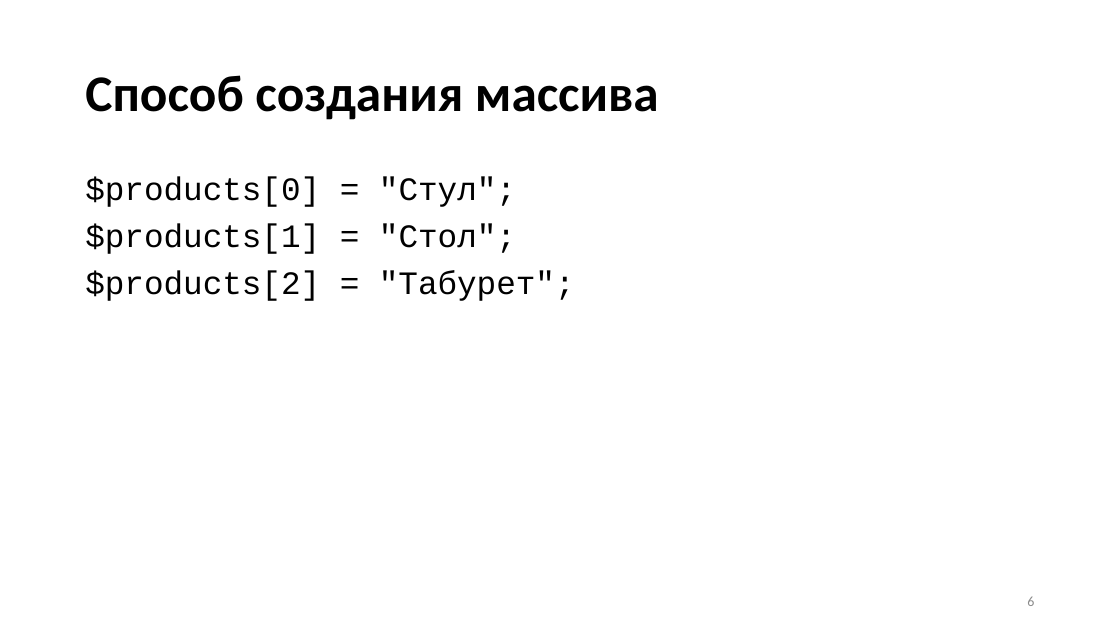
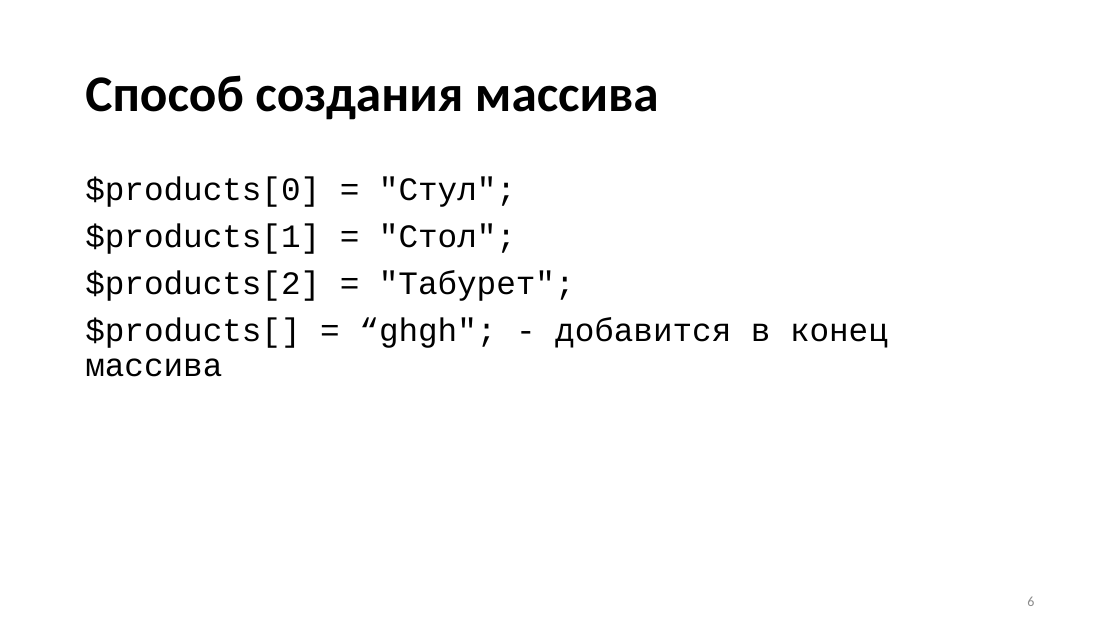
Before and after one commit to neverlaaazy/WebDev-docs, a slide deck: slide 6 of 3 PHP массивы.pptx. Drawn at 1120x630 pixels with LibreOffice and Linux fonts; fonts in the diff are those of the drawing. Boxes give left, top, right and bottom in pixels: in the first picture for what was removed or moved away, otherwise in the second. Text is boxed around its words. In the diff, an @@ line names an element or a change of style, - is before the commit and + after.

```diff
--- a/3 PHP массивы.pptx
+++ b/3 PHP массивы.pptx
@@ text at (85,317,888,377): paragraph added @@
+$products[] = “ghgh"; - добавится в конец массива
```
